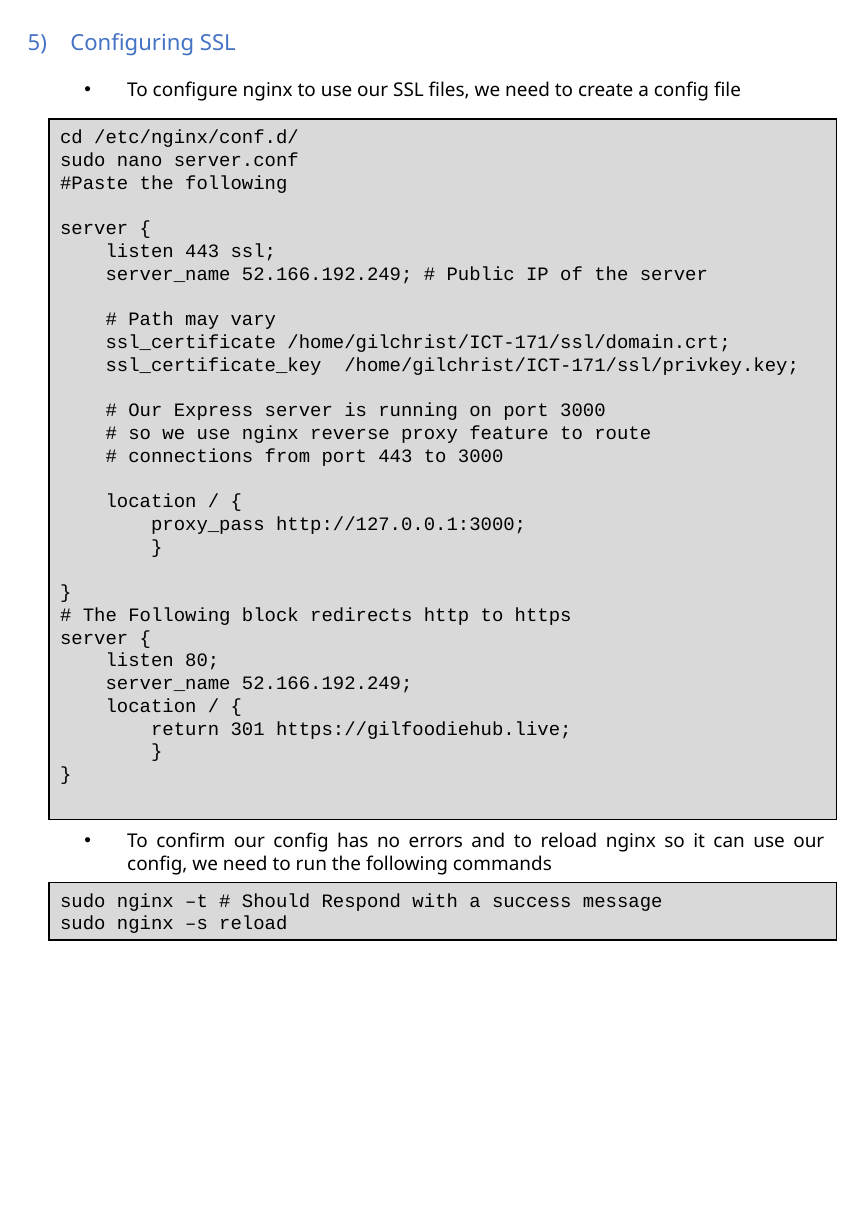
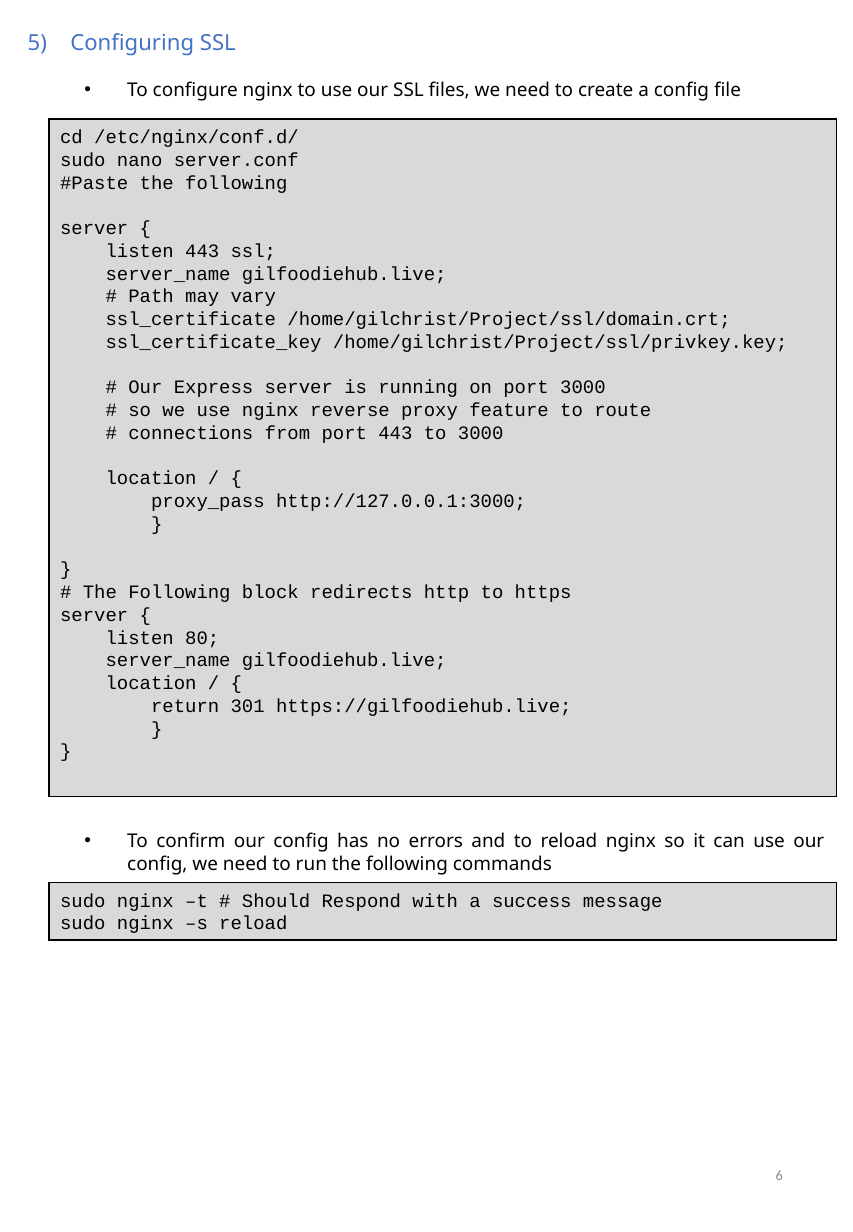
Before and after one commit to Agentgilspy/Food-Ordering-Website, a slide deck: slide 6 of ICT-171 Documentation.pptx (slide 5 before the commit). Drawn at 853x1232 pixels with LibreOffice and Linux fonts; fonts in the diff are those of the drawing. Boxes give left, top, right and bottom in pixels: in the first picture for what was removed or moved away, otherwise in the second. Text is boxed around its words. In the diff, an @@ line names an element or a change of style, - is before the commit and + after.

```diff
--- a/ICT-171 Documentation.pptx
+++ b/ICT-171 Documentation.pptx
@@ rectangle "cd /etc/nginx/conf.d/": place and size @@
-rectangle "cd /etc/nginx/conf.d/" at [49, 119, 836, 820]
+rectangle "cd /etc/nginx/conf.d/" at [49, 119, 836, 797]
@@ text in rectangle at [106, 266, 447, 284]: text changed @@
-server_name 52.166.192.249; # Public IP of the server
+server_name gilfoodiehub.live;
@@ text in rectangle at [106, 312, 788, 352]: text changed @@
-ssl_certificate /home/gilchrist/ICT-171/ssl/domain.crt;
-ssl_certificate_key /home/gilchrist/ICT-171/ssl/privkey.key;
+ssl_certificate /home/gilchrist/Project/ssl/domain.crt;
+ssl_certificate_key /home/gilchrist/Project/ssl/privkey.key;
@@ text in rectangle at [106, 653, 447, 670]: text changed @@
-server_name 52.166.192.249;
+server_name gilfoodiehub.live;
@@ page number added at [776, 1170, 783, 1180], 9 pt, text #8C8C8C @@
+6
```
Also in this commit, not shown: 8 other slides changed, 1 slide added.
